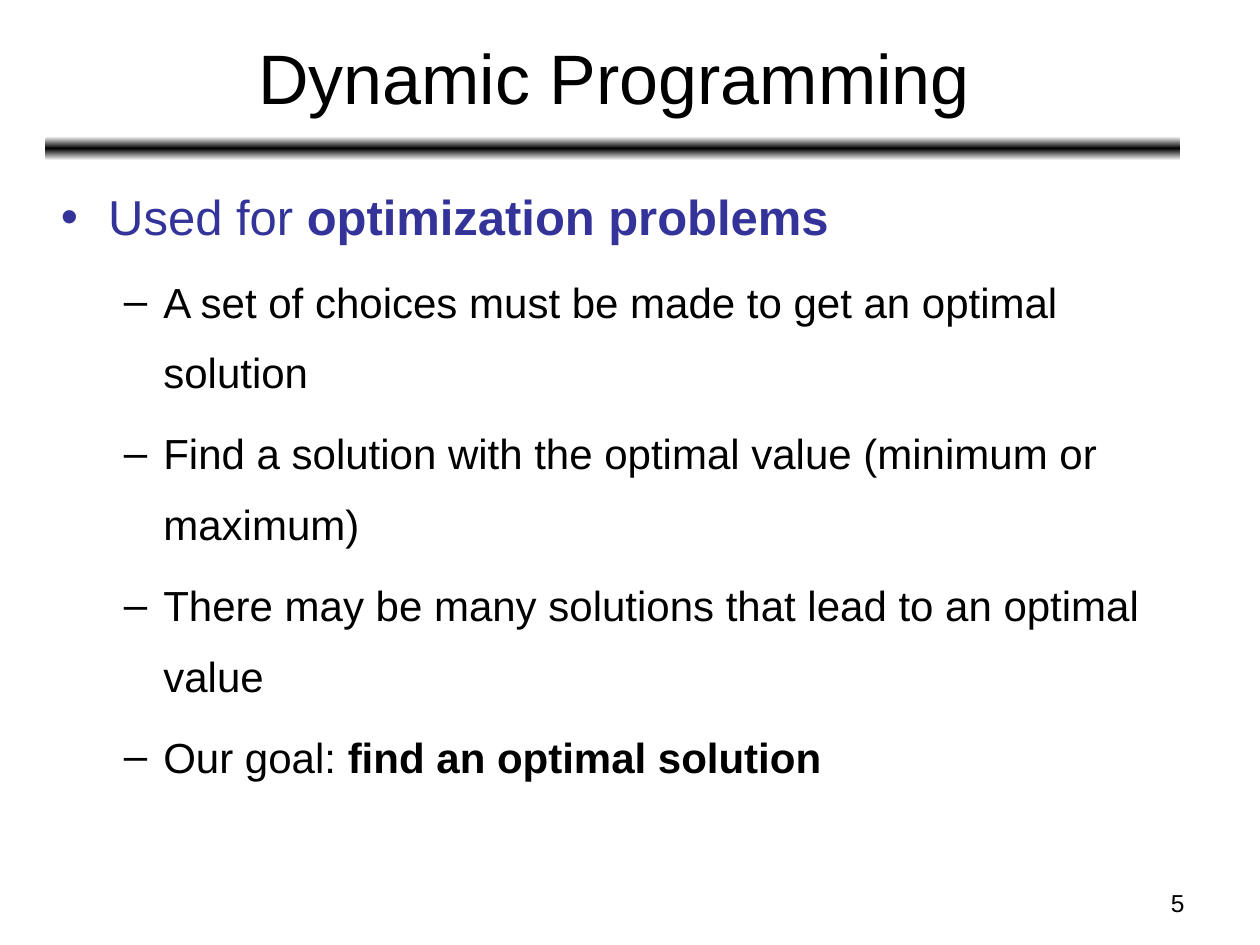
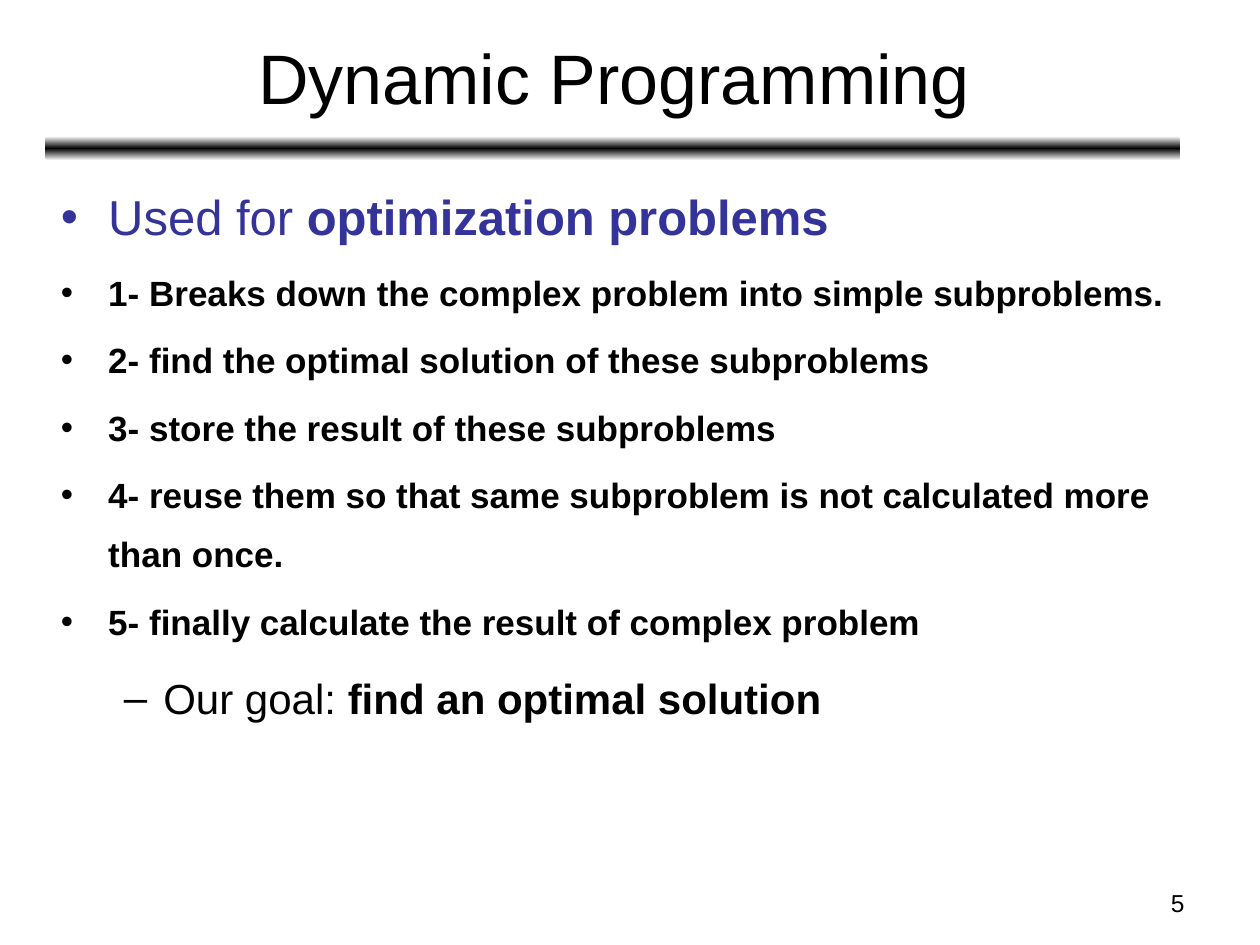
Before and after one commit to HatimAlsuwat/HatimAlsuwat.github.io, a slide deck: slide 5 of algorithms/Lecture 12.ppt. Drawn at 1260x945 pixels with LibreOffice and Linux fonts; fonts in the diff are those of the drawing. Boxes give left, top, right and bottom in pixels: in the first picture for what was removed or moved away, otherwise in the second. Text is boxed around its words. In the diff, an @@ line names an element or a change of style, - is before the commit and + after.

```diff
--- a/algorithms/Lecture 12.ppt
+++ b/algorithms/Lecture 12.ppt
@@ text at (108, 280, 1163, 641): text changed; size 24 to 20 pt; bold on @@
-  – A set of choices must be made to get an optimal solution
-  – Find a solution with the optimal value (minimum or maximum)
-  – There may be many solutions that lead to an optimal value
+• 1- Breaks down the complex problem into simple subproblems.
+• 2- find the optimal solution of these subproblems
+• 3- store the result of these subproblems
+• 4- reuse them so that same subproblem is not calculated more than once.
+• 5- finally calculate the result of complex problem
```
Also in this commit, not shown: 2 slides added, 5 other files.
